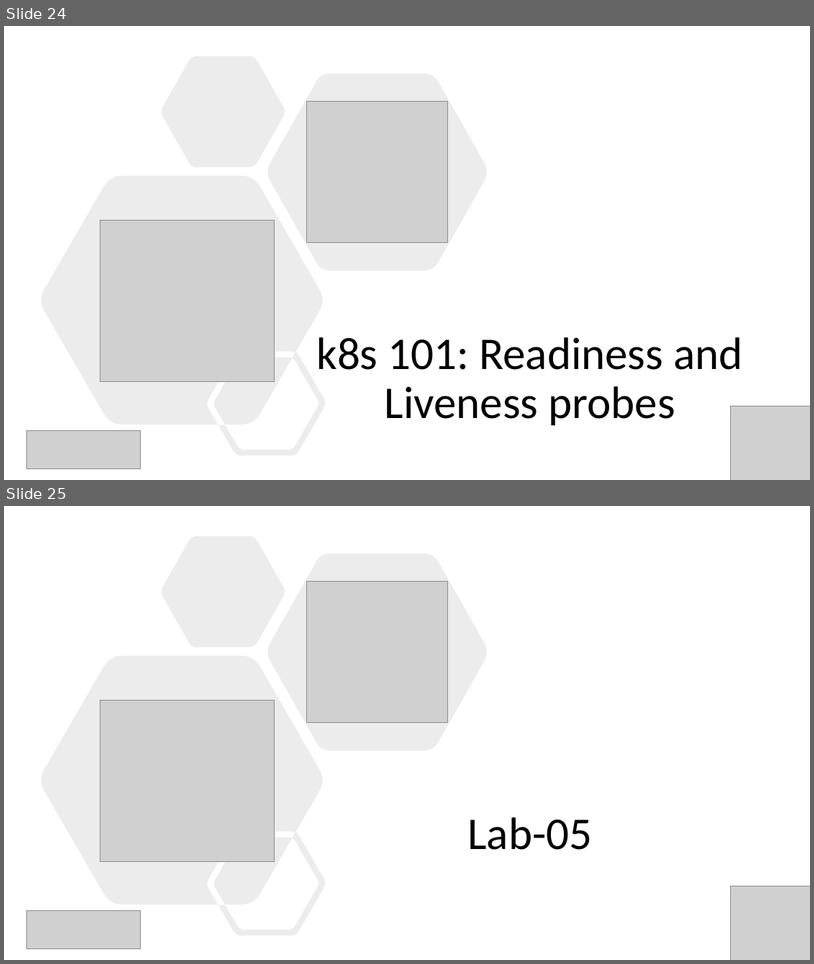
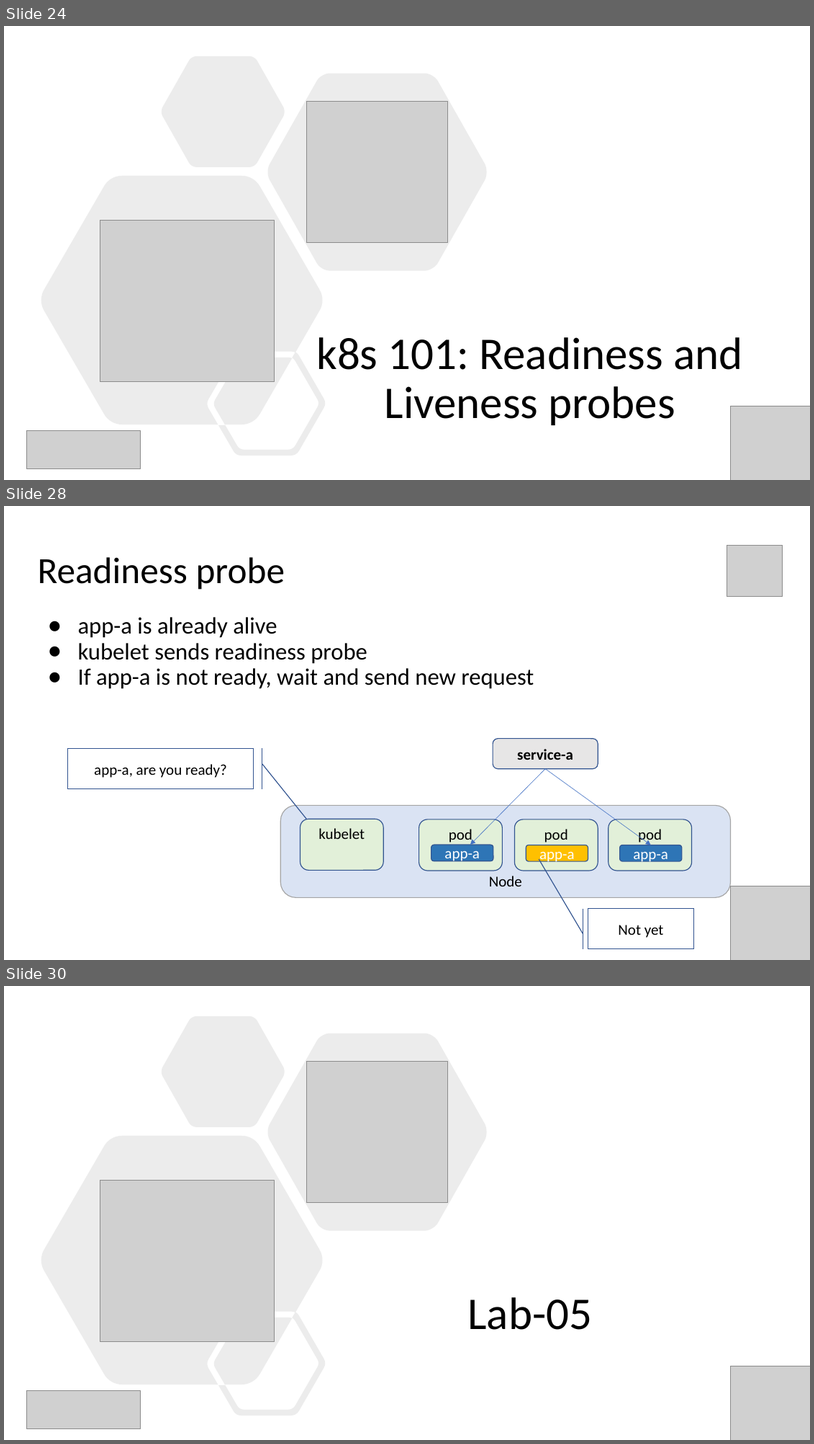
Before and after one commit to evgenyb/aks-workshops, a slide deck: 01-aks-and-k8s-101/slides/Introduction to AKS.pptx. Shown one above the other, each under a label of ours: slides 24 and 25 before the commit, slides 24, 28 and 30 after it; the slides between them are not shown. The pictures are 814x964 and 814x1444 pixels, drawn with LibreOffice and Linux fonts; fonts in the diff are those of the drawing; grey boxes stand for pictures. Boxes give left, top, right and bottom in pixels: in the first picture for what was removed or moved away, otherwise in the second. Text is boxed around its words. In the diff, an @@ line names an element or a change of style, - is before the commit and + after.

```diff
--- a/01-aks-and-k8s-101/slides/Introduction to AKS.pptx
+++ b/01-aks-and-k8s-101/slides/Introduction to AKS.pptx
@@ slide 28 added at box(4, 506, 810, 960), background #FFFFFF @@
@@ picture added at box(728, 546, 783, 597) @@
@@ title added at box(38, 557, 285, 590), 44 pt, text #000000 @@
+Readiness probe
@@ text added at box(78, 617, 534, 689), 28 pt, text #000000 @@
+● app-a is already alive
+● kubelet sends readiness probe
+● If app-a is not ready, wait and send new request
@@ rounded rectangle added at box(494, 739, 599, 769), fill #E7E6E6, outline #325491 1 pt, 18 pt, text #000000, bold @@
+service-a
@@ accent border callout added at box(67, 749, 254, 789), outline #325491 1 pt, 18 pt, text #000000 @@
+app-a, are you ready?
@@ arrow added from (545, 769) to (471, 844), #4472C4 0.5 pt @@
@@ arrow added from (545, 769) to (651, 845), #4472C4 0.5 pt @@
@@ rounded rectangle added at box(281, 806, 731, 898), fill #DAE3F3, outline #A5A5A5 1 pt, 18 pt, text #000000 @@
+Node
@@ rounded rectangle added at box(301, 818, 384, 870), fill #E2F0D9, outline #325491 1 pt, 18 pt, text #000000 @@
+kubelet
@@ rounded rectangle added at box(419, 819, 502, 871), fill #E2F0D9, outline #325491 1 pt, 18 pt, text #000000 @@
+pod
@@ rounded rectangle added at box(515, 819, 599, 871), fill #E2F0D9, outline #325491 1 pt, 18 pt, text #000000 @@
+pod
@@ rounded rectangle added at box(609, 819, 692, 871), fill #E2F0D9, outline #325491 1 pt, 18 pt, text #000000 @@
+pod
@@ rounded rectangle added at box(432, 845, 494, 861), fill #2E75B6, outline #325491 1 pt, 18 pt, text #FFFFFF @@
+app-a
@@ rounded rectangle added at box(526, 845, 589, 861), fill #FFC000, outline #325491 1 pt, 18 pt, text #FFFFFF @@
+app-a
@@ rounded rectangle added at box(620, 845, 683, 861), fill #2E75B6, outline #325491 1 pt, 18 pt, text #FFFFFF @@
+app-a
@@ picture added at box(731, 885, 810, 960) @@
@@ accent border callout added at box(589, 908, 694, 949), outline #325491 1 pt, 18 pt, text #000000 @@
+Not yet
@@ what was slide 25 is now slide 30 @@
```
Also in this commit, not shown: 1 slide changed, 7 other slides added.
